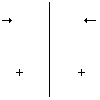
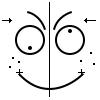
Comparing the layer stacks of the two w=100, h=100 images. Changes:
renamed "Layer 2" to "Layout Guidlines (black)", moved it above "WOW" over [9, 11, 95, 90]
added layer "Accessory - Freckels 1" above "Asseccory - Eye Scar (right)" over [9, 52, 95, 68]
added layer "Eyebrow - Angery Curve (right)" above "Eyebrow - Angery Curve (left)" over [53, 11, 72, 30]
added layer "Eyebrow - Angery Curve (left)" above "Eyebrow - Curve (right)" over [27, 11, 46, 30]
renamed "Shape 2" to "Mouth - Smile", showed it over [19, 73, 83, 88]
added layer "Pupil - Up (right)" above "Pupil - Down (left)" over [68, 29, 72, 33]
added layer "Pupil - Down (left)" above "Pupil - Down (right)" over [28, 46, 32, 50]
renamed "Ellipse 1 copy" to "Eye - Normal (right)", showed it over [55, 25, 85, 55]
renamed "Ellipse 1" to "Eye - Normal (left)", showed it over [15, 25, 45, 55]
